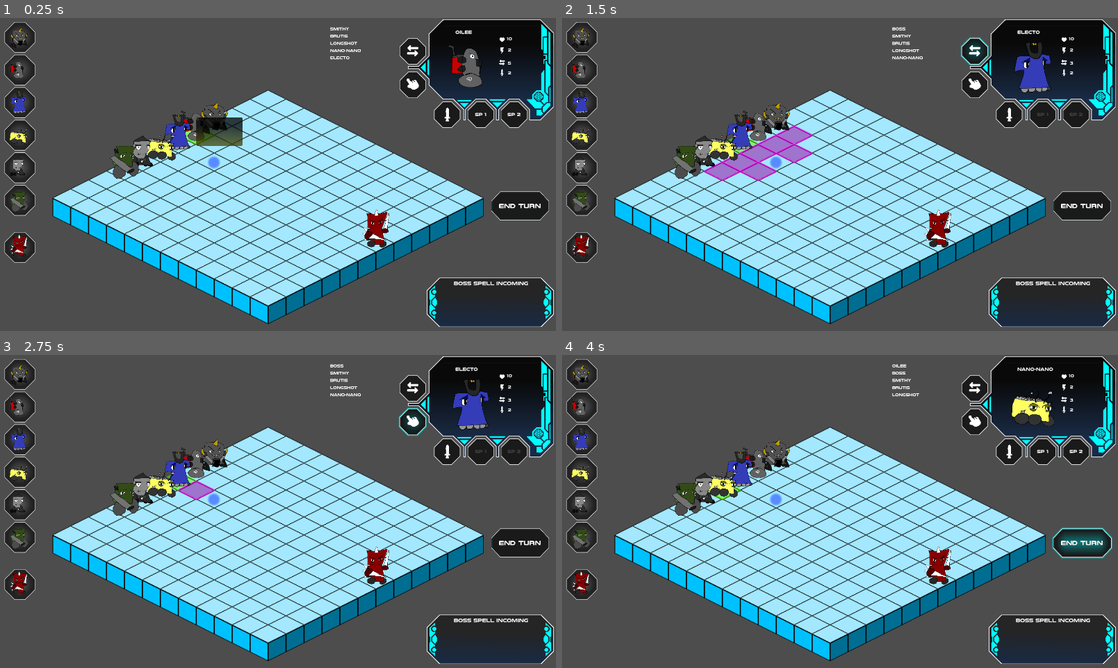
Above: before the commit, frames 1-4 (two rows, left to right).
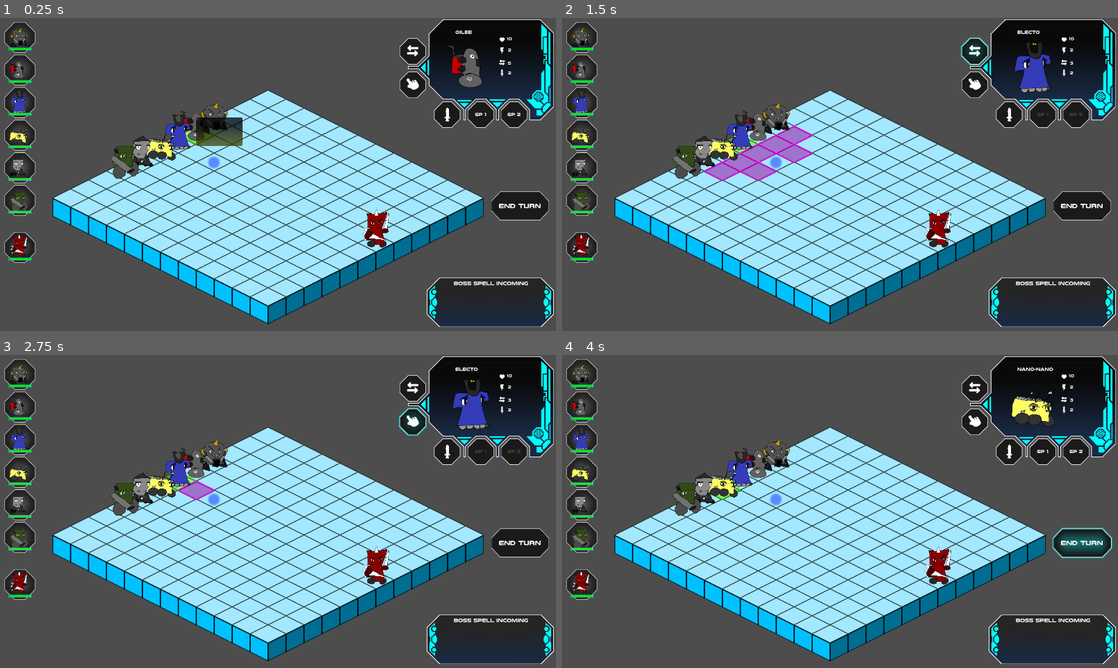
Above: after the commit, the same moments.

Repository: ScottHo/tactics
Game: Godot game, scene res://level.tscn
The game is run twice, just before and just after one commit, with the same random seed, the same clock (stepped at 60 frames per second) and the same inputs.
Inputs (mouse positions are in pixels of both pictures, inside the frame that each line leads up to):
- Up to frame 1 (0.25 s): no input
- Up to frame 2 (1.5 s): click "End Turn" at 0.5 s; click (973, 52) at 1.25 s
- Up to frame 3 (2.75 s): click (411, 420) at 2 s
- Up to frame 4 (4 s): click (1006, 452) at 2.75 s; click "End Turn" at 3.5 s

The runs differ from the first frame. In frame 1, 0.5% of the frame differs, in the area x 1-65%, y 2-78%; in frame 2, 0.5%; in frame 3, 0.5%; in frame 4, 0.4%.

Commit message:
Add healthbar to left panels

Diff:
--- a/EntityInfoTab.gd
+++ b/EntityInfoTab.gd
@@ -47,6 +47,8 @@
     else:
         energyLabel.text = "-"
         threatLabel.text = "-"
+    $HealthBar.max_value = _entity.max_health
+    $HealthBar.value = _entity.health
     _set_colors()
     return
 
--- a/EntityInfoTab.tscn
+++ b/EntityInfoTab.tscn
@@ -1,8 +1,10 @@
-[gd_scene load_steps=9 format=3 uid="uid://dbb2avwiipbtb"]
+[gd_scene load_steps=11 format=3 uid="uid://dbb2avwiipbtb"]
 
 [ext_resource type="Script" path="res://EntityInfoTab.gd" id="1_r63co"]
 [ext_resource type="Texture2D" uid="uid://bhjd3o4d36dg7" path="res://Assets/info_box_expanded.png" id="2_tfr3r"]
+[ext_resource type="Texture2D" uid="uid://di2pvfhgjirl" path="res://Assets/Progress_Under.png" id="3_j5268"]
 [ext_resource type="Texture2D" uid="uid://b8pefgb5l0j42" path="res://Assets/arrow_reserve.png" id="3_yf7ib"]
+[ext_resource type="Texture2D" uid="uid://bnsflbk3hbddm" path="res://Assets/Health_Over.png" id="4_86m2k"]
 [ext_resource type="Texture2D" uid="uid://dodutmihl1csn" path="res://Assets/item_sword.png" id="4_flx8q"]
 [ext_resource type="Texture2D" uid="uid://dc3pjsse52ru1" path="res://Assets/heart_white.png" id="4_reefb"]
 [ext_resource type="Texture2D" uid="uid://i5cao7fn5vrc" path="res://Assets/white_bolt.png" id="5_0vfv3"]
@@ -30,6 +32,17 @@
 scale = Vector2(0.6, 0.6)
 texture = SubResource("CompressedTexture2D_sfged")
 
+[node name="HealthBar" type="TextureProgressBar" parent="."]
+z_index = 5
+offset_left = 21.7351
+offset_top = 84.7941
+offset_right = 233.735
+offset_bottom = 114.794
+scale = Vector2(0.3, 0.3)
+value = 50.0
+texture_under = ExtResource("3_j5268")
+texture_progress = ExtResource("4_86m2k")
+
 [node name="Stats" type="Node2D" parent="."]
 position = Vector2(59.5253, 35.2265)
 scale = Vector2(0.67, 0.67)
--- a/menu.tscn
+++ b/menu.tscn
@@ -25,6 +25,7 @@
 offset_bottom = 73.0
 
 [node name="TurnLabelsContainer" type="Control" parent="."]
+visible = false
 layout_mode = 3
 anchors_preset = 0
 offset_left = 893.752
